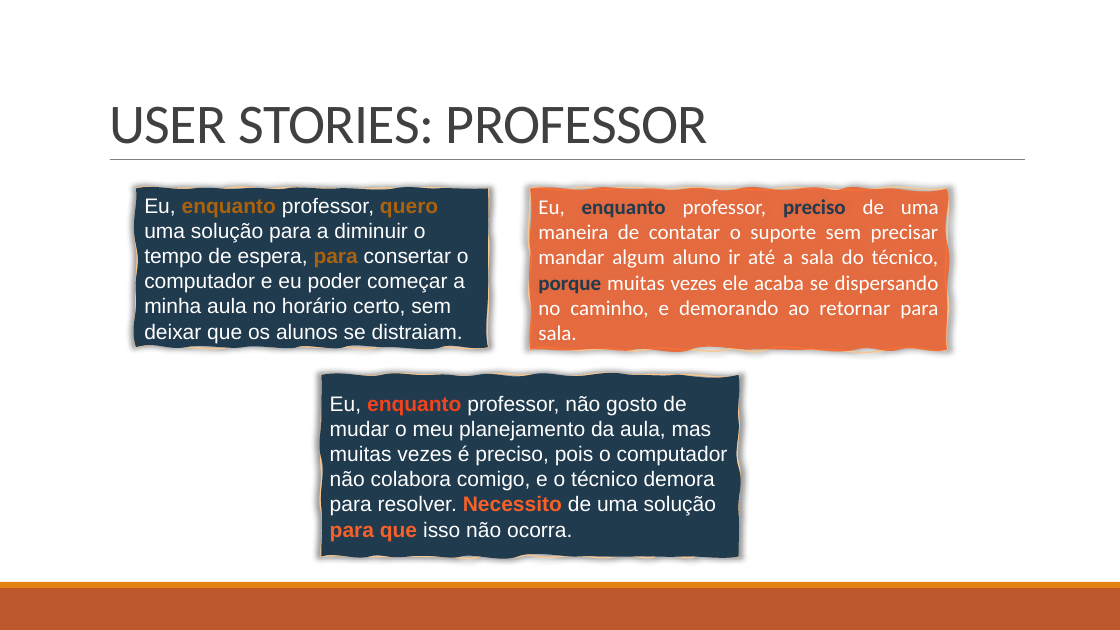
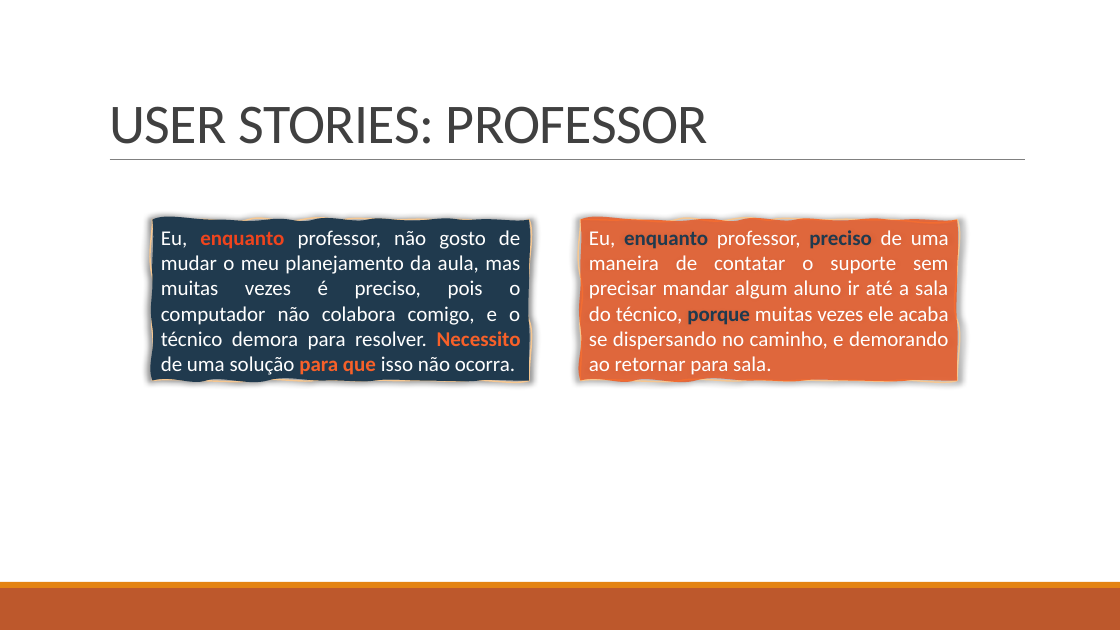
Before and after one commit to BandTec/grupo-05-adsa-20201, a slide deck: slide 12 of Apresentação Sprint 1.pptx. Drawn at 1120x630 pixels with LibreOffice and Linux fonts; fonts in the diff are those of the drawing. Boxes give left, top, right and bottom in pixels: in the first picture for what was removed or moved away, otherwise in the second. Text is boxed around its words. In the diff, an @@ line names an element or a change of style, - is before the commit and + after.

```diff
--- a/Apresentação Sprint 1.pptx
+++ b/Apresentação Sprint 1.pptx
@@ freeform shape removed at [136, 188, 488, 347] @@
-Eu, enquanto professor, quero uma solução para a diminuir o tempo de espera, para consertar o computador e eu poder começar a minha aula no horário certo, sem deixar que os alunos se distraiam.
@@ freeform shape "Eu, enquanto professor, não gosto ...": place and size @@
-freeform shape "Eu, enquanto professor, não gosto ..." at [322, 375, 739, 556]
+freeform shape "Eu, enquanto professor, não gosto ..." at [152, 219, 528, 381]
@@ freeform shape "Eu, enquanto professor, não gosto ..." at [152, 219, 528, 381]: font Arial to Calibri; alignment left to justified @@
@@ freeform shape "Eu, enquanto professor, preciso de ...": place and size @@
-freeform shape "Eu, enquanto professor, preciso de ..." at [530, 189, 948, 350]
+freeform shape "Eu, enquanto professor, preciso de ..." at [581, 219, 957, 381]
@@ freeform shape "Eu, enquanto professor, preciso de ..." at [581, 219, 957, 381]: fill #F6541A at 75% opacity to #F14609 at 70% opacity @@
```
Also in this commit, not shown: 11 other slides changed, 1 slide added.
